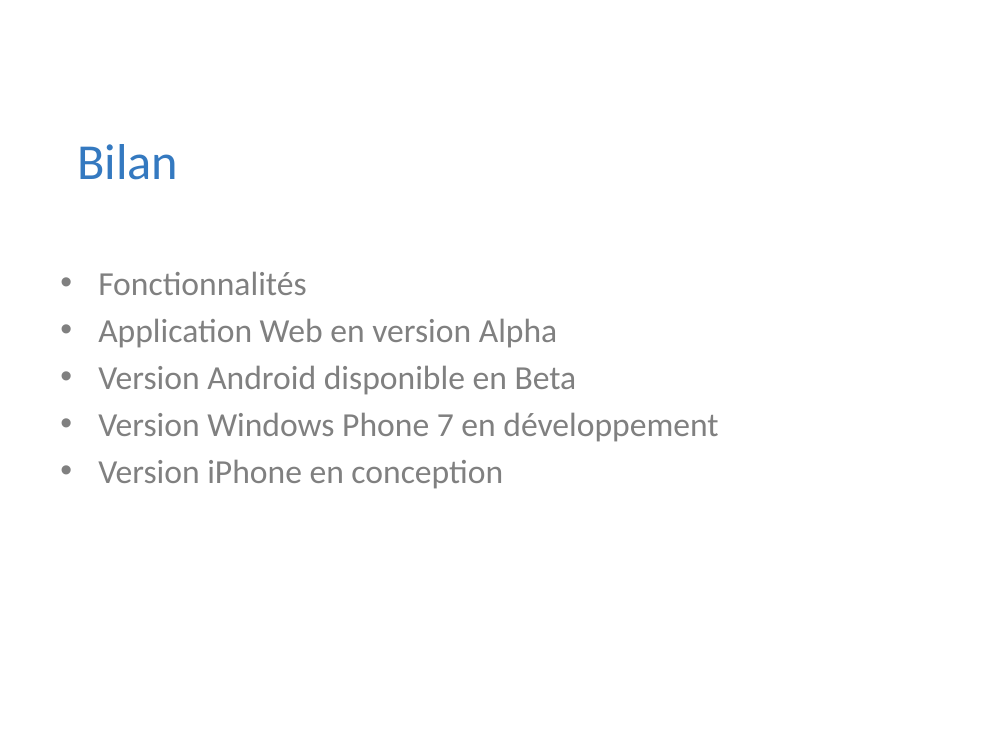
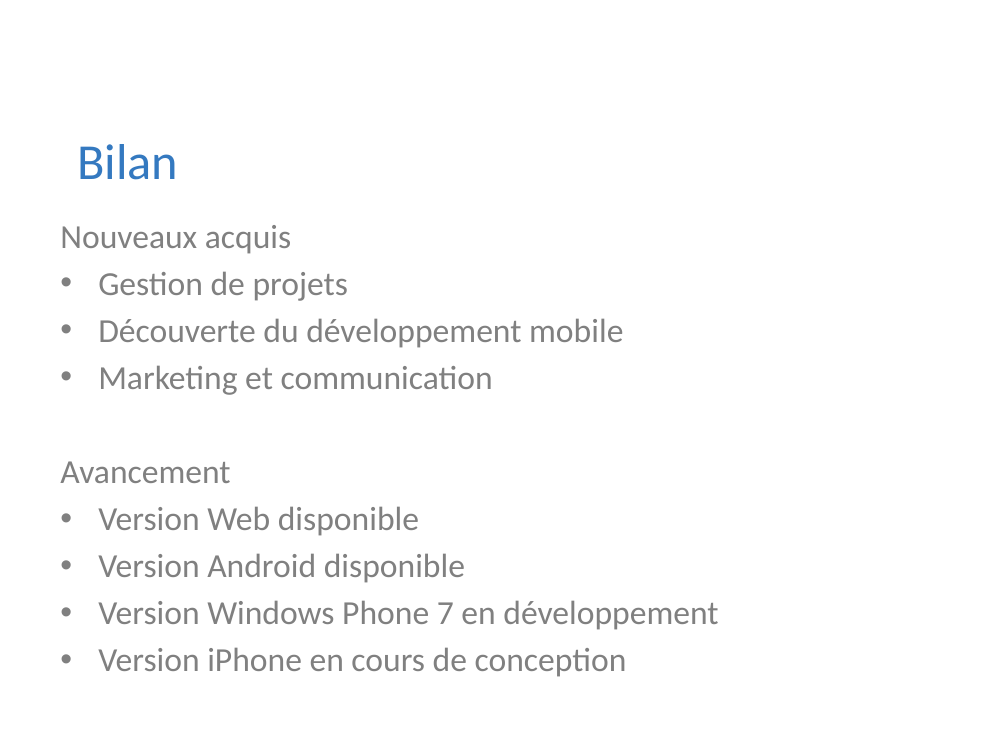
Before and after one commit to Riges/eip-silverlight, a slide deck: slide 16 of Docs/eip 10.09.11/myNETwork.pptx. Drawn at 1008x756 pixels with LibreOffice and Linux fonts; fonts in the diff are those of the drawing; background and template pictures are left out. Boxes give left, top, right and bottom in pixels: in the first picture for what was removed or moved away, otherwise in the second. Text is boxed around its words. In the diff, an @@ line names an element or a change of style, - is before the commit and + after.

```diff
--- a/Docs/eip 10.09.11/myNETwork.pptx
+++ b/Docs/eip 10.09.11/myNETwork.pptx
@@ text at box(60, 225, 623, 583): text changed @@
-• Fonctionnalités
-• Application Web en version Alpha
-• Version Android disponible en Beta
+Nouveaux acquis
+• Gestion de projets
+• Découverte du développement mobile
+• Marketing et communication
+Avancement
+• Version Web disponible
+• Version Android disponible
@@ text at box(98, 647, 627, 677): text changed @@
-• Version iPhone en conception
+• Version iPhone en cours de conception
```
Also in this commit, not shown: 13 other slides changed, 2 slides added, 2 slides removed, 2 other files.
